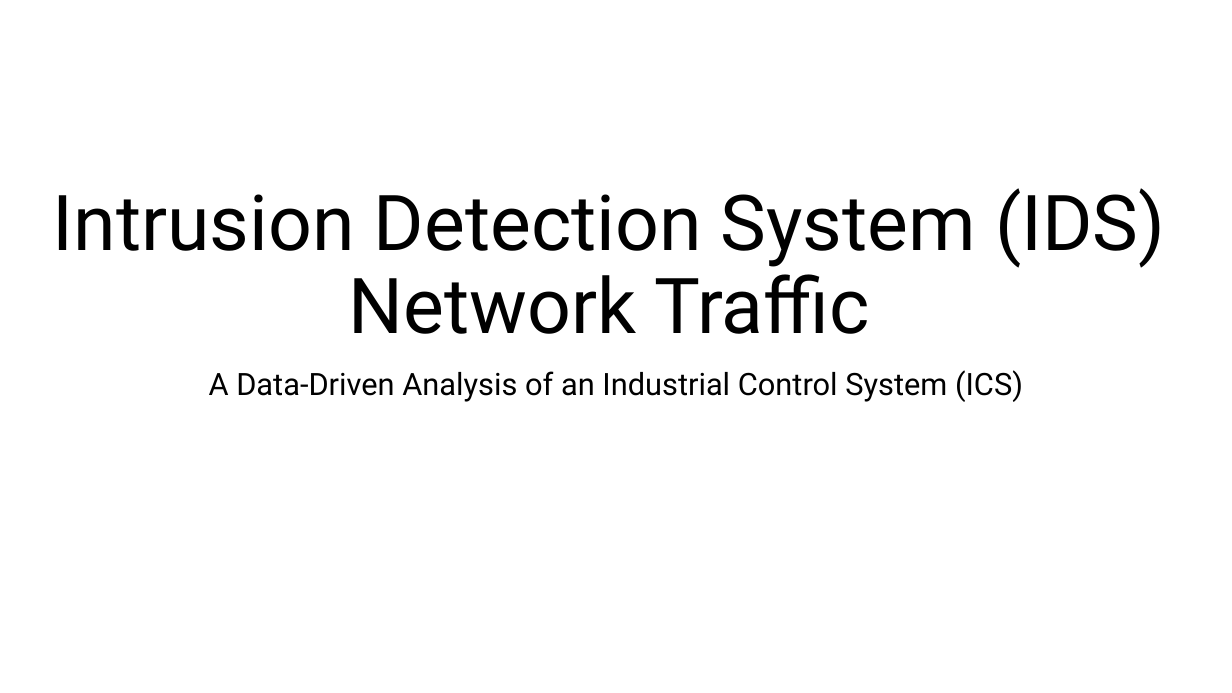
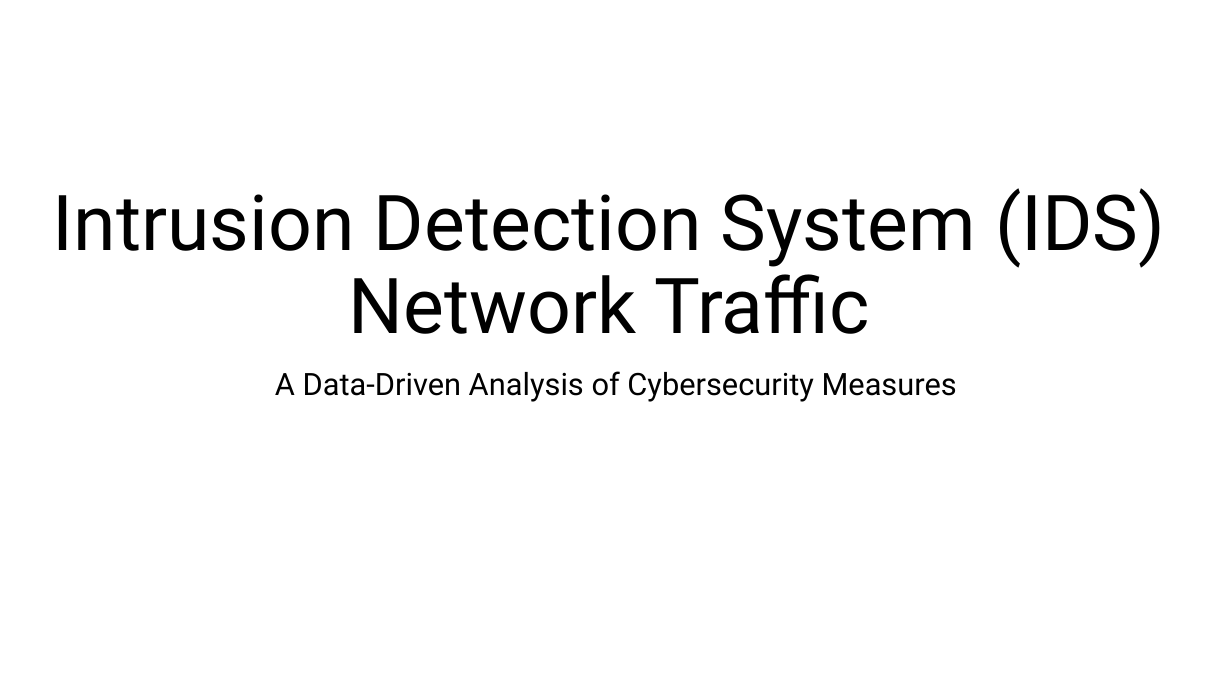
Before and after one commit to sdave777/Internet-of-Things_IDS_Data, a slide deck: slide 1 of Presentation.pptx. Drawn at 1232x693 pixels with LibreOffice and Linux fonts; fonts in the diff are those of the drawing; background and template pictures are left out. Boxes give left, top, right and bottom in pixels: in the first picture for what was removed or moved away, otherwise in the second. Text is boxed around its words. In the diff, an @@ line names an element or a change of style, - is before the commit and + after.

```diff
--- a/Presentation.pptx
+++ b/Presentation.pptx
@@ subtitle at (275, 371, 957, 402): text changed @@
-A Data-Driven Analysis of an Industrial Control System (ICS)
+A Data-Driven Analysis of Cybersecurity Measures
```
Also in this commit, not shown: 3 other slides changed, 2 slides added.
